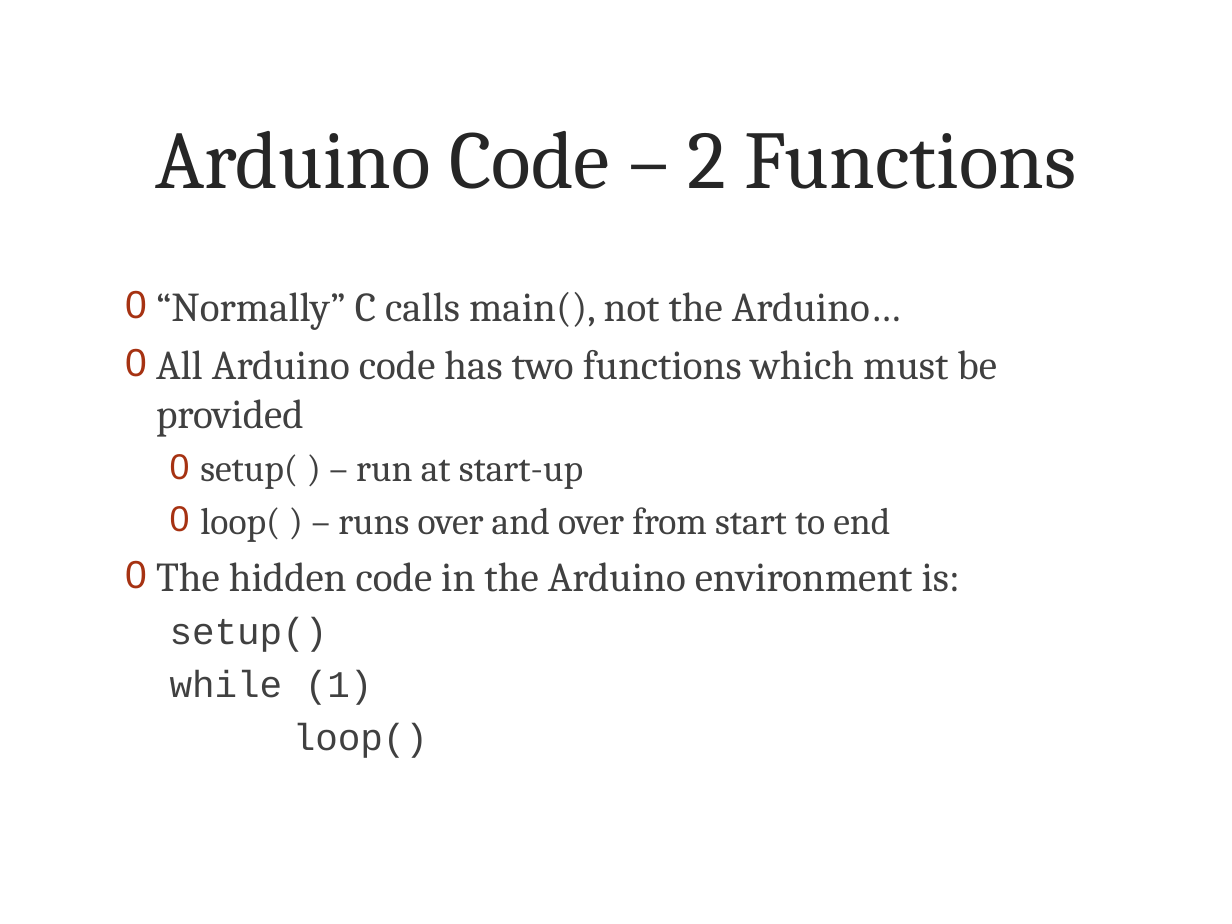
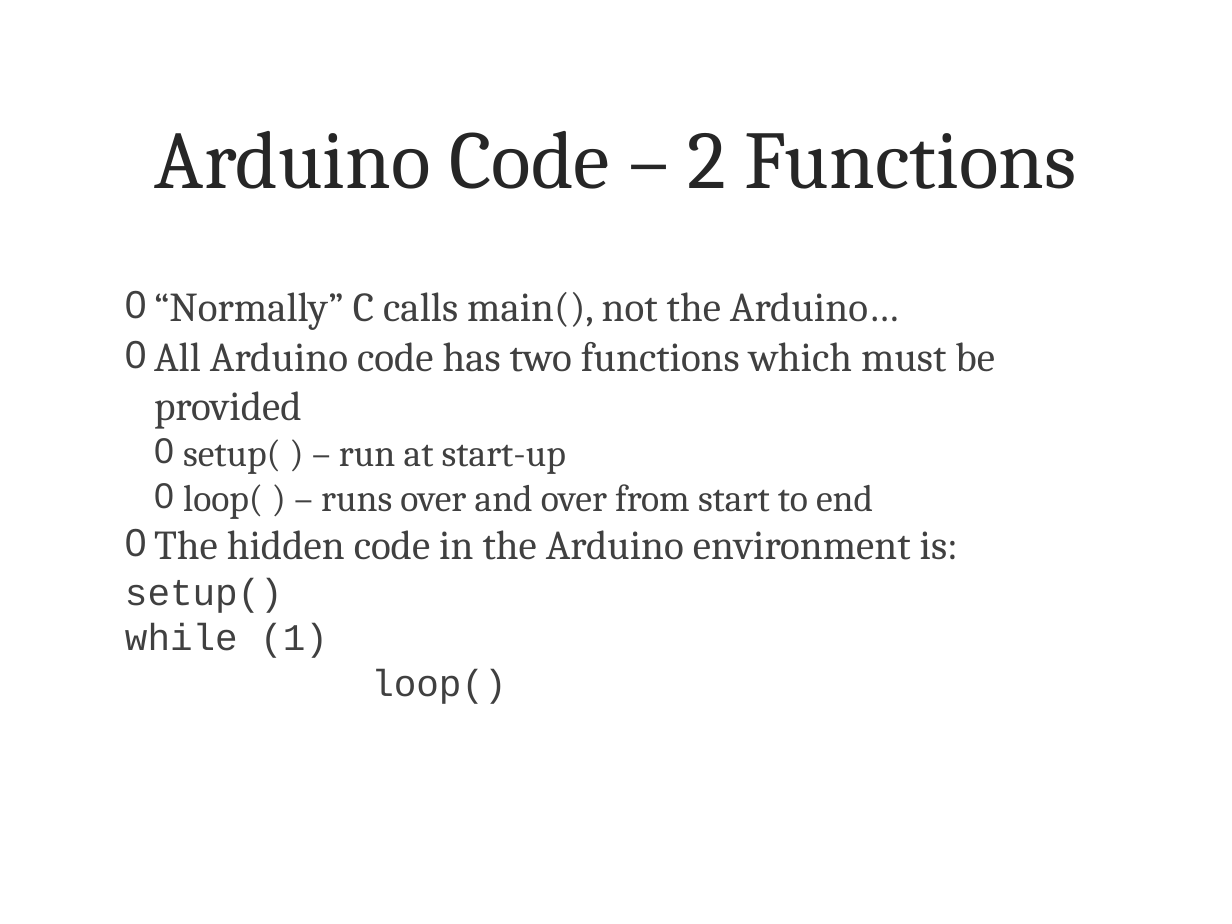
Before and after one commit to land-boards/lb-Arduino-Code, a slide deck: slide 15 of WakeUp/WakeUp_State/Wake Me Up.pptx. Drawn at 1232x924 pixels with LibreOffice and Linux fonts; fonts in the diff are those of the drawing; background and template pictures are left out. Boxes give left, top, right and bottom in pixels: in the first picture for what was removed or moved away, otherwise in the second. Text is boxed around its words. In the diff, an @@ line names an element or a change of style, - is before the commit and + after.

```diff
--- a/WakeUp/WakeUp_State/Wake Me Up.pptx
+++ b/WakeUp/WakeUp_State/Wake Me Up.pptx
@@ text "“Normally” C calls main(), not ..." at [125,292,994,704]: indent changed; less space between paragraphs; list level 2 to 1 in "setup()"; list level 2 to 1 in "while (1)"; list level 2 to 1 in "loop()" @@
```
Also in this commit, not shown: 23 other slides changed, 1 other file.
